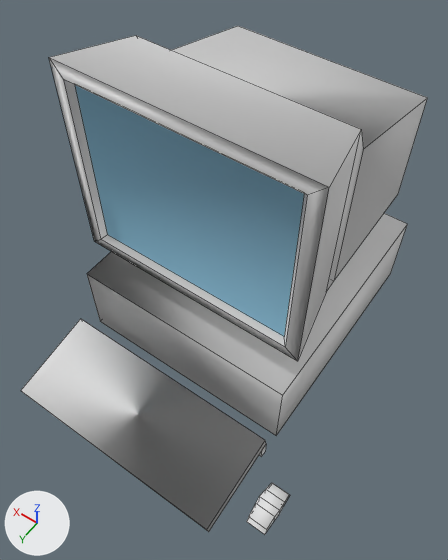
Two versions of the OBJ model data/models/objetos/geral/computador.obj, one commit apart.
Camera for both pictures: a camera (50 mm lens) standing at (-7.03, 9.54, 18.29) and looking at (-0.78, 0.79, 4.54). The axes (+X, +Y, +Z) are drawn at lower left. The lights are the same throughout. Mesh edges are drawn as thin lines. Where no turn or scale is listed for an object, it has been applied to the vertices. Vertices at the same position are counted once.

Names of what the first picture shows: 'Cube.001_Cube.001'.
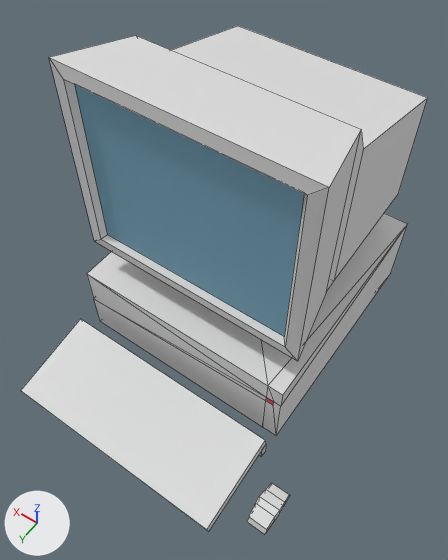
The change, as a list of edits to the scene's bpy script:
```text
Change mat_material_001:
    mat_material_001.base_color: (0.8, 0.8, 0.8) -> (0.74, 0.0398, 0.0697)  # white #e7e7e7 -> red #df384b
Add mat_material:
    mat_material = principled_material('Material')
    mat_material.base_color = (0.74, 0.74, 0.74)  # light grey #dfdfdf
    mat_material.roughness = 0.69
Change me_cube_001_cube_001:
    used by ob_cube_001_cube_001; location = (0.0, 0.0, 0.0)
    remove me_cube_001_cube_001.from_pydata(...)  # 156 vertices, 165 faces; spans x -5.02..3.69, y -5.89..5.65, z 0.12..10.21
    add me_cube_001_cube_001.from_pydata(...)  # 164 vertices, 180 faces; spans x -5.02..3.69, y -5.89..5.65, z 0.12..10.21
    me_cube_001_cube_001 part 1
    5 faces are deleted
    8 vertices are added at x -3.66..3.69, y 2.04, z 0.15..2.83
    19 new faces join them, mat_material (light grey #dfdfdf)
    1 new face joins them, mat_material_001 (red #df384b)
    me_cube_001_cube_001 part 2: 157 faces spanning x -5.02..3.69, y -5.89..5.65, z 0.12..10.21 switch from mat_material_001 (white #e7e7e7) to mat_material (light grey #dfdfdf)
    me_cube_001_cube_001 part 3: the surface is now shaded flat
```

Boxes [x1, y1, x2, y2] around the edits, measured in the pictures (448 x 560 px):
'Cube.001_Cube.001', recoloured, reshaped (grey to white): [21, 26, 427, 534] in both
part 1 of me_cube_001_cube_001, built on: [87, 213, 407, 436] in both
part 2 of me_cube_001_cube_001, recoloured (grey to white): [21, 26, 427, 534] in both
